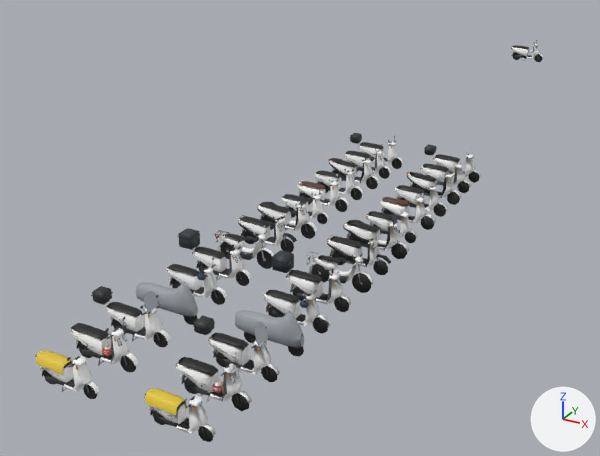
Before and after pictures for a commit that changed the glTF model assets/models/env/second_ai/scooter.glb.
Rendered twice from a 50 mm camera at (11.7, -27.7, 10.6) aimed at (-2.6, -1.7, -2.5). The axes (+X, +Y, +Z) are drawn at lower right. The lights are the same throughout. The first picture is the older version. Where no turn or scale is listed for an object, it has been applied to the vertices.

Objects in the first picture: 'scooter_S1A_C', 'scooter_S1A_C_lod1', 'scooter_S1A_W', 'scooter_S1A_W_lod1', 'scooter_S1B_D', 'scooter_S1B_D_lod1', 'scooter_S1B_G', 'scooter_S1B_G_lod1', 'scooter_S5_H_lod1', 'scooter_S6_lod1', 'scooter_S7_R', 'scooter_S7_R_lod1', 'scooter_a', 'scooter_b' and 18 more.
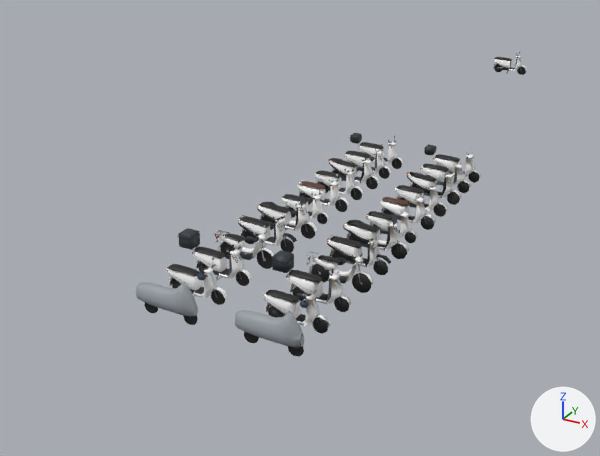
The change, as JSON lines over the scene's bpy script:
```json
{"op": "set", "path": "ob_scooter_a.location", "old": "(0.0, 21.0, 0.0)", "new": "(0.0, 17.4, 0.0)"}
{"op": "set", "path": "ob_scooter_b.location", "old": "(0.0, 21.0, 0.0)", "new": "(0.0, 17.4, 0.0)"}
{"op": "remove", "block": "ob_scooter_s1a_w", "code": ["ob_scooter_s1a_w = bpy.data.objects.new('scooter_S1A_W', me_scooter_s1a_w)", "ob_scooter_s1a_w.location = (0.0, -14.4, 0.0)"]}
{"op": "remove", "block": "ob_scooter_s1a_w_lod1", "code": ["ob_scooter_s1a_w_lod1 = bpy.data.objects.new('scooter_S1A_W_lod1', me_scooter_s1a_w_002)", "ob_scooter_s1a_w_lod1.location = (3.0, -14.4, 0.0)"]}
{"op": "remove", "block": "ob_scooter_s1b_g", "code": ["ob_scooter_s1b_g = bpy.data.objects.new('scooter_S1B_G', me_scooter_s1b_g)", "ob_scooter_s1b_g.location = (0.0, -15.6, 0.0)"]}
{"op": "remove", "block": "ob_scooter_s1b_g_lod1", "code": ["ob_scooter_s1b_g_lod1 = bpy.data.objects.new('scooter_S1B_G_lod1', me_scooter_s1b_g_002)", "ob_scooter_s1b_g_lod1.location = (3.0, -15.6, 0.0)"]}
{"op": "remove", "block": "ob_scooter_s7_r", "code": ["ob_scooter_s7_r = bpy.data.objects.new('scooter_S7_R', me_scooter_s7_r)", "ob_scooter_s7_r.location = (0.0, -16.8, 0.0)"]}
{"op": "remove", "block": "ob_scooter_s7_r_lod1", "code": ["ob_scooter_s7_r_lod1 = bpy.data.objects.new('scooter_S7_R_lod1', me_scooter_s7_r_002)", "ob_scooter_s7_r_lod1.location = (3.0, -16.8, 0.0)"]}
```

Where the change shows, as pixel boxes [x1, y1, x2, y2] in the pictures (600 x 456 px):
```json
{"object": "scooter_S1A_W_lod1", "change": "deleted", "before": [193, 316, 280, 382], "faces in mat_scooter_parts": [193, 316, 277, 382], "faces in mat_scooter_paint": [209, 338, 280, 376], "faces in mat_scooter_metal": [206, 331, 269, 375]}
{"object": "scooter_S1B_G_lod1", "change": "deleted", "before": [176, 353, 252, 411], "faces in mat_scooter_paint": [176, 363, 252, 404], "faces in mat_scooter_parts": [176, 353, 249, 411], "faces in mat_scooter_metal": [187, 386, 239, 402]}
{"object": "scooter_S1A_W", "change": "deleted", "before": [91, 286, 170, 348], "faces in mat_scooter_parts": [91, 286, 168, 348], "faces in mat_scooter_paint": [106, 307, 170, 341]}
{"object": "scooter_S7_R_lod1", "change": "deleted", "before": [144, 385, 216, 442], "faces in mat_scooter_parts": [144, 385, 214, 442], "faces in mat_scooter_paint": [144, 395, 216, 436], "faces in mat_scooter_metal": [154, 417, 205, 435]}
{"object": "scooter_S1B_G", "change": "deleted", "before": [71, 317, 139, 372], "faces in mat_scooter_paint": [71, 328, 139, 365], "faces in mat_scooter_parts": [71, 317, 136, 372], "faces in mat_scooter_metal": [81, 349, 128, 366]}
{"object": "scooter_S7_R", "change": "deleted", "before": [35, 346, 99, 399], "faces in mat_scooter_parts": [35, 346, 97, 399], "faces in mat_scooter_paint": [42, 356, 99, 393], "faces in mat_scooter_metal": [45, 377, 90, 393]}
{"object": "scooter_a", "change": "moved", "before": [511, 40, 543, 62], "after": [493, 55, 526, 75]}
{"object": "scooter_b", "change": "moved", "before": [512, 44, 543, 62], "after": [493, 52, 527, 75]}
```
